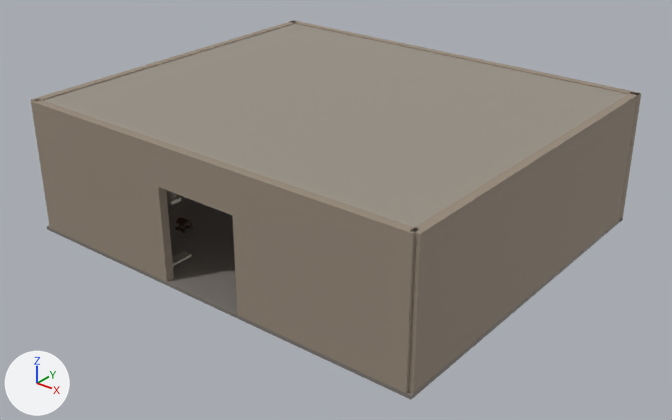
Renders of the glTF model apps/web/public/models/interior-vault.glb from each side of a commit.
Before and after are seen from a 50 mm lens placed at (17.39, -21.84, 14.06), pointed at (0.37, -0.56, 0.87). Arrows for +X, +Y and +Z are at lower left; the lights stay in place. The first picture is the older version. Where no turn or scale is listed for an object, it has been applied to the vertices. Vertices at exactly the same position are counted once.

The scene before the commit, as lines of its bpy script (objects in view):
```python
ob_room_vault_floor = bpy.data.objects.new('room.vault.floor', me_floor)
ob_room_vault_floor.location = (0.0, 0.0, 0.06)
ob_room_vault_metal = bpy.data.objects.new('room.vault.metal', me_metal)
ob_room_vault_metal.location = (0.0, 1.92, 2.38)
ob_room_vault_trim = bpy.data.objects.new('room.vault.trim', me_trim)
ob_room_vault_trim.location = (0.0, 0.0, 2.25)
ob_room_vault_trim.scale = (7.2, 7.2, 7.2)
ob_room_vault_wall = bpy.data.objects.new('room.vault.wall', me_wall)
ob_room_vault_wall.location = (0.0, 0.0, 2.25)
```
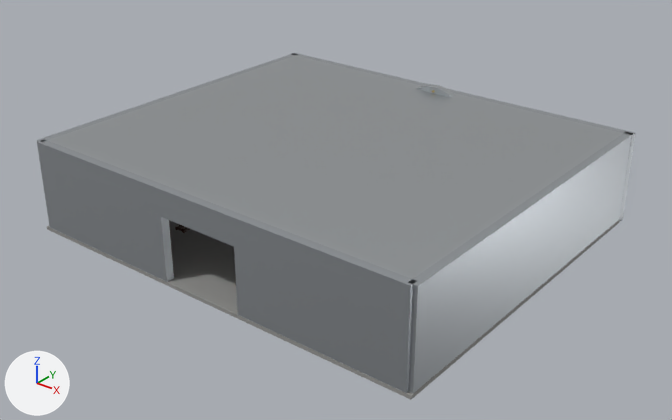
Where the newer file only moved an object's origin or applied its transform, the numbers keep the older frame.

What differs and where, as boxes [x1, y1, x2, y2] in the pictures (672 x 420 px):
```json
{"object": "room.vault.wall", "change": "recoloured, surface changed, reshaped", "before": [31, 20, 641, 393], "after": [37, 53, 635, 393], "on screen": "brown to light grey, 9% shorter"}
{"object": "room.vault.metal", "change": "recoloured", "before": [47, 56, 623, 279], "after": [47, 56, 623, 279]}
{"object": "room.vault.trim", "change": "recoloured, surface changed, reshaped, moved, rescaled", "before": [43, 24, 627, 266], "on screen": "not visible afterwards"}
{"object": "room.vault.floor", "change": "recoloured", "before": [47, 220, 619, 400], "after": [47, 220, 619, 400]}
{"part": 2, "of": "me_trim", "change": "deleted", "before": [166, 190, 176, 199], "on screen": "mostly hidden"}
{"part": 3, "of": "me_trim", "change": "deleted", "before": [43, 24, 627, 227]}
{"part": 4, "of": "me_trim", "change": "deleted", "before": [172, 251, 192, 266]}
{"part": 5, "of": "me_trim", "change": "deleted", "before": [167, 195, 181, 205]}
{"part": 6, "of": "me_metal", "change": "added", "after": [47, 56, 623, 279]}
```

Edits to the scene script, one JSON object a line:
```json
{"op": "set", "path": "mat_wall_001.base_color", "old": "(0.32, 0.26, 0.2)", "new": "(0.46, 0.49, 0.52)", "note": "brown #998b7c -> light grey #b5babf"}
{"op": "set", "path": "mat_wall_001.metallic", "old": "0.04", "new": "0.78"}
{"op": "set", "path": "mat_wall_001.roughness", "old": "0.72", "new": "0.34"}
{"op": "set", "path": "mat_floor_001.base_color", "old": "(0.22, 0.2, 0.18)", "new": "(0.3, 0.3, 0.29)", "note": "grey #817c76 -> grey #959593"}
{"op": "set", "path": "mat_trim_001.base_color", "old": "(0.4, 0.36, 0.3)", "new": "(0.28, 0.3, 0.32)", "note": "grey #aaa295 -> grey #909599"}
{"op": "set", "path": "mat_trim_001.metallic", "old": "0.35", "new": "0.64"}
{"op": "set", "path": "mat_metal_008.base_color", "old": "(0.28, 0.29, 0.31)", "new": "(0.55, 0.58, 0.6)", "note": "grey #909397 -> light grey #c4c8cb"}
{"block": "me_wall", "where": "# used by ob_room_vault_wall; location = (0.0, 0.0, 2.25)"}
{"op": "remove", "block": "me_wall", "code": "me_wall.from_pydata(...)  # 44 vertices, 72 faces; spans x -7.3..7.3, y -6.29..6.29, z -2.25..2.25"}
{"op": "add", "block": "me_wall", "code": "me_wall.from_pydata(...)  # 44 vertices, 72 faces; spans x -7.3..7.3, y -6.29..6.29, z -2.25..0.9"}
{"block": "me_wall", "change": "me_wall part 1: all 24 vertices in x -7.3..7.3, y -6.29..6.29, z 0.95..2.25 are scaled about their middle by (1, 1, 0.678), then moved by (0.0, 0.0, -1.14)"}
{"block": "me_trim", "where": "# used by ob_room_vault_trim; location = (0.0, 0.0, 2.25); scale = (7.2, 7.2, 7.2)"}
{"op": "remove", "block": "me_trim", "code": "me_trim.from_pydata(...)  # 256 vertices, 400 faces; spans x -1.0..1.0, y -0.86..0.86, z -0.31..0.31"}
{"op": "add", "block": "me_trim", "code": "me_trim.from_pydata(...)  # 72 vertices, 108 faces; spans x -1.0..1.0, y -0.5..0.5, z -0.23..0.23"}
{"block": "me_trim", "change": "me_trim part 2: the loose piece of 16 vertices spanning x -0.79..-0.74, y -0.36..-0.31, z -0.28..0.26 is deleted"}
{"block": "me_trim", "change": "me_trim part 3: the loose piece of 8 vertices spanning x -1.0..1.0, y -0.86..0.86, z 0.3..0.31 is deleted"}
{"block": "me_trim", "change": "me_trim part 4: the loose piece of 8 vertices spanning x -0.33..-0.28, y -0.84..-0.66, z -0.3..-0.28 is deleted"}
{"block": "me_trim", "change": "me_trim part 5: the loose piece of 8 vertices spanning x -0.8..-0.73, y -0.37..-0.3, z -0.29..-0.27 is deleted"}
{"block": "me_trim", "change": "other edits to the shape of me_trim do not show in these pictures"}
{"block": "me_metal", "where": "# used by ob_room_vault_metal; location = (0.0, 1.92, 2.38)"}
{"op": "remove", "block": "me_metal", "code": "me_metal.from_pydata(...)  # 250 vertices, 444 faces; spans x -2.67..2.67, y -3.9..3.9, z -1.96..1.96"}
{"op": "add", "block": "me_metal", "code": "me_metal.from_pydata(...)  # 184 vertices, 324 faces; spans x -7.2..7.2, y -8.12..4.28, z -2.33..1.0"}
{"block": "me_metal", "change": "me_metal part 6: a new loose piece, a box spanning x -7.2..7.2, y -8.12..4.28, z 0.675..0.775, in mat_metal_008 (light grey #c4c8cb)"}
{"block": "me_metal", "change": "other edits to the shape of me_metal do not show in these pictures"}
{"op": "set", "path": "ob_room_vault_trim.location", "old": "(0.0, 0.0, 2.25)", "new": "(0.0, -1.68, 1.52)"}
{"op": "set", "path": "ob_room_vault_trim.scale", "old": "(7.2, 7.2, 7.2)", "new": "(6.71, 6.71, 6.71)"}
```
